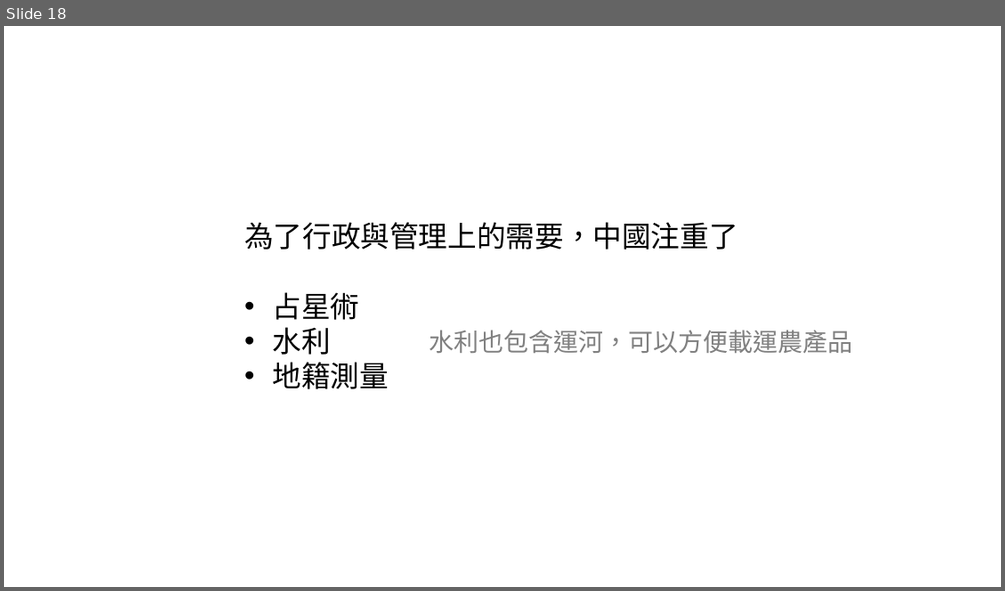
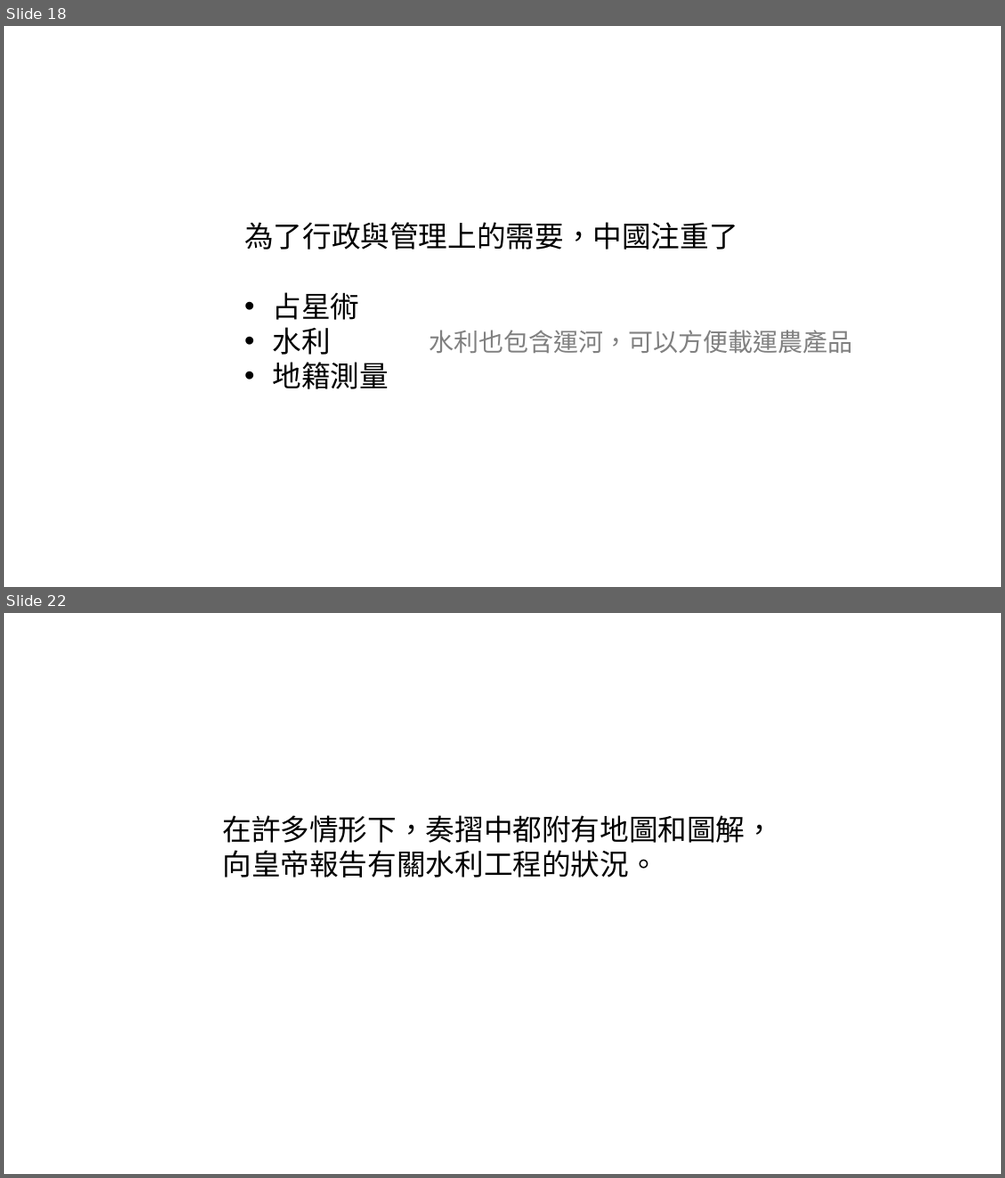
Before and after one commit to LittleD3092/My-Vault, a slide deck: 地圖/大地的量度.pptx. Shown one above the other, each under a label of ours: slide 18 before the commit, slides 18 and 22 after it; the slides between them are not shown. The pictures are 1005x591 and 1005x1178 pixels, drawn with LibreOffice and Linux fonts; fonts in the diff are those of the drawing. Boxes give left, top, right and bottom in pixels: in the first picture for what was removed or moved away, otherwise in the second. Text is boxed around its words. In the diff, an @@ line names an element or a change of style, - is before the commit and + after.

```diff
--- a/地圖/大地的量度.pptx
+++ b/地圖/大地的量度.pptx
@@ slide 22 added at box(4, 613, 1001, 1174), background #FFFFFF @@
@@ text added at box(222, 815, 774, 877), 28 pt, text #000000 @@
+在許多情形下，奏摺中都附有地圖和圖解，向皇帝報告有關水利工程的狀況。
```
Also in this commit, not shown: 2 slides changed, 99 other slides added.
